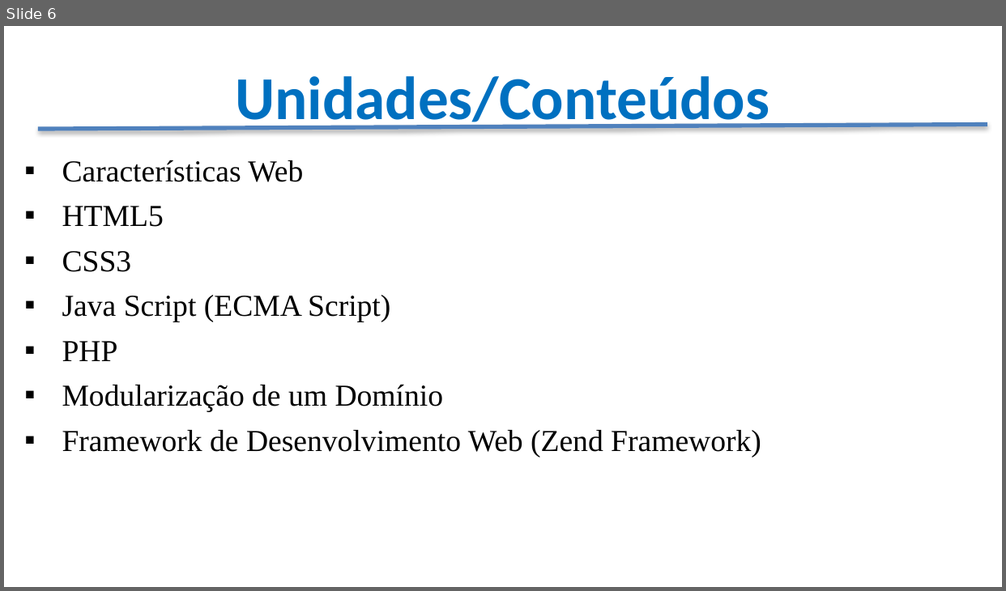
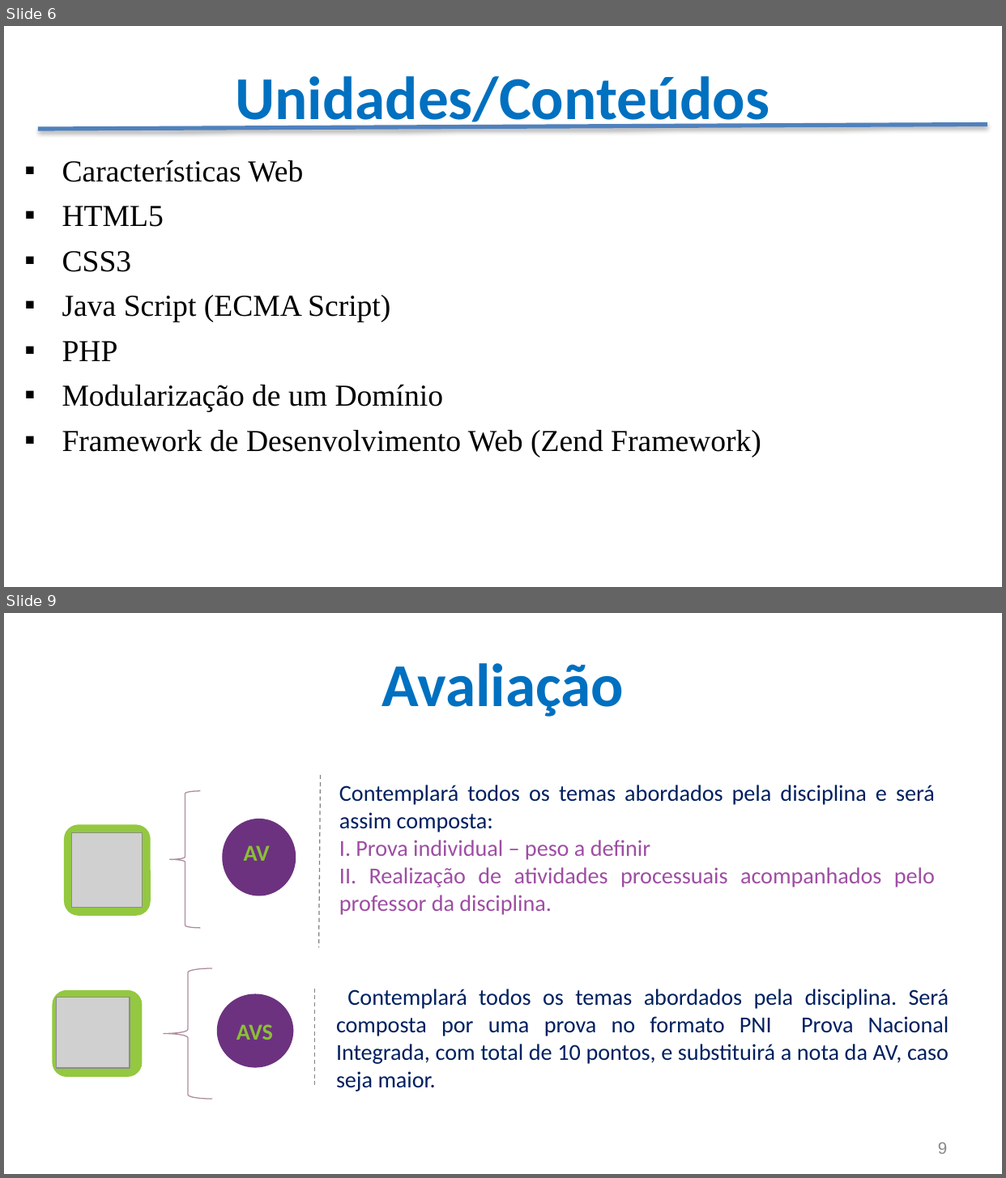
Before and after one commit to CloudEducationBrazil/WydenDesenvolvimentoWebPHP, a slide deck: 00 Lesson Plan/Apresentação - Programação Desenvolvimento Web PHP.pptx. Shown one above the other, each under a label of ours: slide 6 before the commit, slides 6 and 9 after it; the slides between them are not shown. The pictures are 1006x591 and 1006x1178 pixels, drawn with LibreOffice and Linux fonts; fonts in the diff are those of the drawing; grey boxes stand for pictures; background and template pictures are left out. Boxes give left, top, right and bottom in pixels: in the first picture for what was removed or moved away, otherwise in the second. Text is boxed around its words. In the diff, an @@ line names an element or a change of style, - is before the commit and + after.

```diff
--- a/00 Lesson Plan/Apresentação - Programação Desenvolvimento Web PHP.pptx
+++ b/00 Lesson Plan/Apresentação - Programação Desenvolvimento Web PHP.pptx
@@ slide 9 added at [4, 613, 1002, 1174], background picture (left out) @@
@@ title added at [382, 663, 624, 717], 44 pt, text #0070C0, bold @@
+Avaliação
@@ group added at [64, 775, 935, 948]: 2 texts, 1 line, 1 ellipse, 1 left brace, 1 rounded rectangle, 1 picture @@
+Contemplará todos os temas abordados pela disciplina e será assim composta:
+I. Prova individual – peso a definir
+II. Realização de atividades processuais acompanhados pelo professor da disciplina.
+AV
@@ group added at [52, 969, 949, 1099]: 2 texts, 1 line, 1 left brace, 1 rounded rectangle, 1 picture, 1 ellipse @@
+Contemplará todos os temas abordados pela disciplina. Será composta por uma prova no formato PNI Prova Nacional Integrada, com total de 10 pontos, e substituirá a nota da AV, caso seja maior.
+AVS
@@ page number added at [938, 1143, 947, 1154], 12 pt, text #888888 @@
+9
```
Also in this commit, not shown: 2 slides changed, 4 other slides added.
